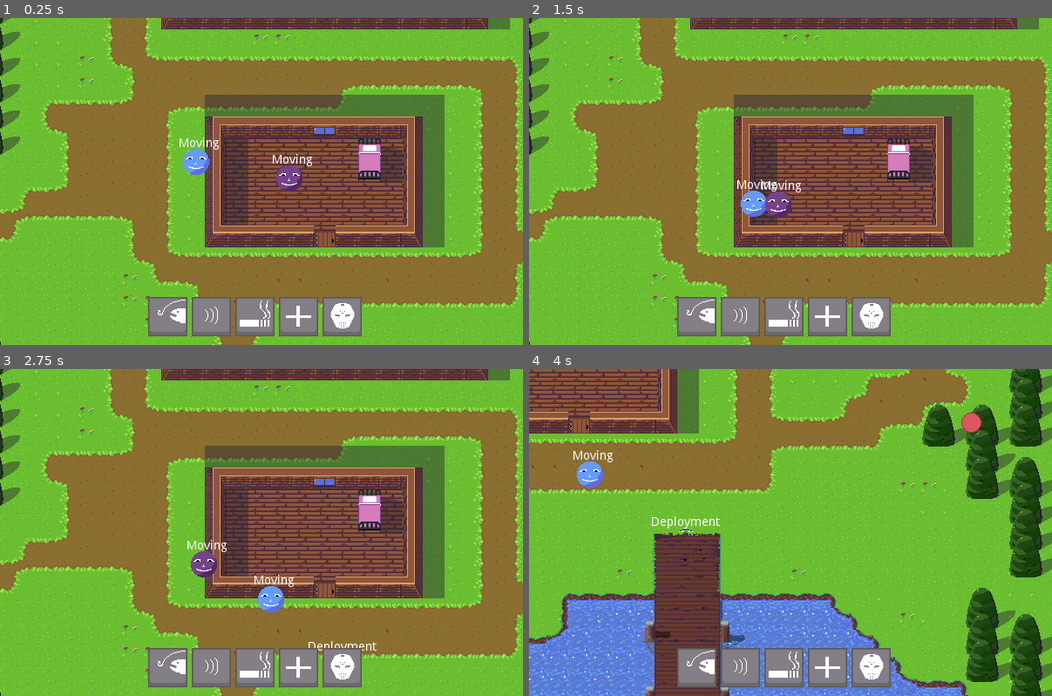
Above: before the commit, frames 1-4 (two rows, left to right).
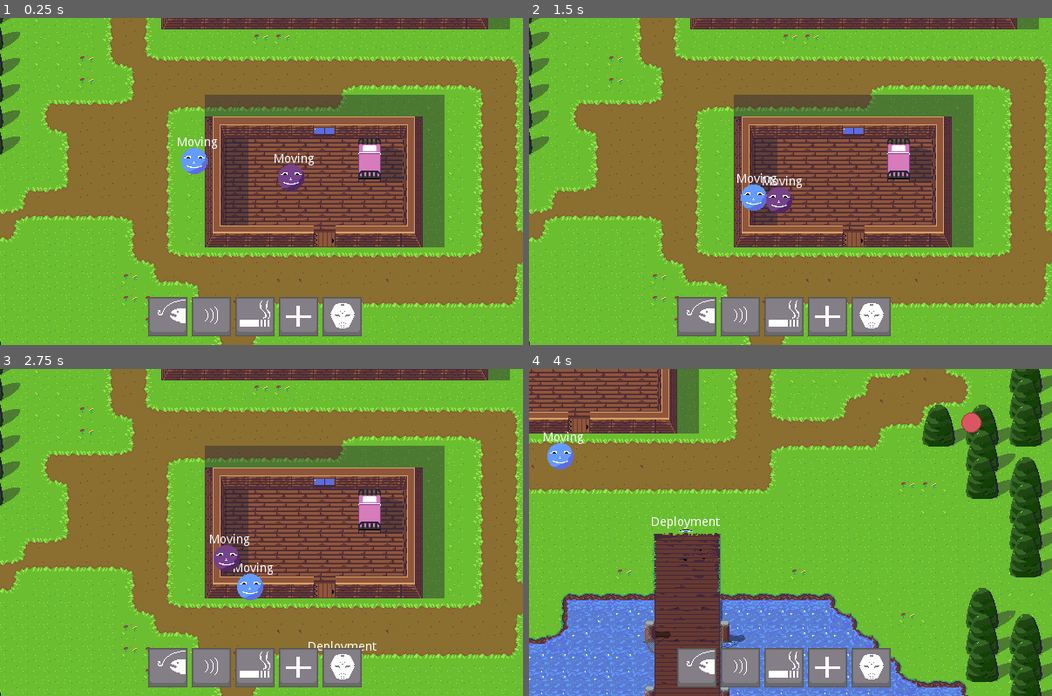
Above: after the commit, the same moments.

Repository: LucasCyka/The-Killer
Game: Godot game, scene res://scenes/prototype.tscn
The game is run twice, just before and just after one commit, with the same random seed, the same clock (stepped at 60 frames per second) and the same inputs.
Inputs (mouse positions are in pixels of both pictures, inside the frame that each line leads up to):
- Up to frame 1 (0.25 s): no input
- Up to frame 2 (1.5 s): click (696, 315) at 0.5 s; click (827, 315) at 1.25 s
- Up to frame 3 (2.75 s): click (339, 666) at 2 s
- Up to frame 4 (4 s): tap Enter at 2.75 s; move the mouse to (905, 516) at 2.77 s; hold Right (Right) 2.78-3.53 s; click (905, 516) at 2.85 s; move the mouse to (685, 548) at 3.52 s; hold S (Down) from 3.53 s (still down); tap Mouse wheel down (ZoomIn) at 3.6 s; click (685, 548) at 3.8 s

The runs differ from the first frame. In frame 1, 0.6% of the frame differs, in the area x 34-60%, y 36-54%; in frame 2, 0.8%; in frame 3, 1.6%, in the area x 35-57%, y 50-75%; in frame 4, 0.8%.

Commit message:
More work on the hunder mode

Diff:
--- a/scenes/GameUI.tscn
+++ b/scenes/GameUI.tscn
@@ -102,7 +102,6 @@
 texture_normal = ExtResource( 9 )
 
 [node name="MiscUI" type="Control" parent="Canvas"]
-editor/display_folded = true
 margin_right = 40.0
 margin_bottom = 40.0
 script = ExtResource( 10 )
--- a/scenes/PlayerHunter.tscn
+++ b/scenes/PlayerHunter.tscn
@@ -1,11 +1,14 @@
-[gd_scene load_steps=7 format=2]
+[gd_scene load_steps=10 format=2]
 
 [ext_resource path="res://scripts/PlayerHunter.gd" type="Script" id=1]
 [ext_resource path="res://sprites/prototype/characters/slahser_prototype.png" type="Texture" id=2]
 [ext_resource path="res://scripts/states/PlayerFSM.gd" type="Script" id=3]
 [ext_resource path="res://scripts/states/player/Deployment.gd" type="Script" id=4]
+[ext_resource path="res://scripts/states/player/Spawning.gd" type="Script" id=5]
+[ext_resource path="res://scripts/states/player/Idle.gd" type="Script" id=6]
+[ext_resource path="res://scripts/states/player/Moving.gd" type="Script" id=7]
 
-[sub_resource type="SpriteFrames" id=2]
+[sub_resource type="SpriteFrames" id=1]
 animations = [ {
 "frames": [ ExtResource( 2 ) ],
 "loop": true,
@@ -13,14 +16,13 @@
 "speed": 5.0
 } ]
 
-[sub_resource type="CircleShape2D" id=1]
+[sub_resource type="CircleShape2D" id=2]
 radius = 16.0834
 
 [node name="PlayerHunter" type="Node2D"]
 script = ExtResource( 1 )
 
 [node name="KinematicPlayer" type="KinematicBody2D" parent="."]
-editor/display_folded = true
 
 [node name="StateLabel" type="Label" parent="KinematicPlayer"]
 margin_left = -40.3924
@@ -28,13 +30,22 @@
 margin_right = 38.6076
 margin_bottom = -15.8956
 text = "Deployment"
+align = 1
+valign = 1
 
 [node name="PlayerAnims" type="AnimatedSprite" parent="KinematicPlayer"]
-frames = SubResource( 2 )
+frames = SubResource( 1 )
 animation = "prototype"
 
 [node name="Collision" type="CollisionShape2D" parent="KinematicPlayer"]
-shape = SubResource( 1 )
+shape = SubResource( 2 )
+
+[node name="StateProgress" type="ProgressBar" parent="KinematicPlayer"]
+visible = false
+margin_left = -26.0
+margin_top = -50.0
+margin_right = 24.0
+margin_bottom = -34.0
 
 [node name="States" type="Node" parent="."]
 script = ExtResource( 3 )
@@ -42,4 +53,13 @@
 [node name="Deployment" type="Node" parent="States"]
 script = ExtResource( 4 )
 
+[node name="Spawning" type="Node" parent="States"]
+script = ExtResource( 5 )
+
+[node name="Idle" type="Node" parent="States"]
+script = ExtResource( 6 )
+
+[node name="Moving" type="Node" parent="States"]
+script = ExtResource( 7 )
+
 [node name="StateTimer" type="Timer" parent="States"]
--- a/scenes/Teenager.tscn
+++ b/scenes/Teenager.tscn
@@ -33,7 +33,6 @@
 script = ExtResource( 1 )
 
 [node name="KinematicTeenager" type="KinematicBody2D" parent="."]
-editor/display_folded = true
 z_index = 2
 
 [node name="Collision" type="CollisionShape2D" parent="KinematicTeenager"]
--- a/scenes/prototype.tscn
+++ b/scenes/prototype.tscn
@@ -408,11 +408,11 @@
 [node name="PlayerController" parent="." instance=ExtResource( 2 )]
 
 [node name="AI" type="YSort" parent="."]
-editor/display_folded = true
 
 [node name="Teenager" parent="AI" instance=ExtResource( 3 )]
 editor/display_folded = true
 position = Vector2( 550.838, 166.863 )
+speed = 60
 
 [node name="Routine" type="TileMap" parent="AI/Teenager"]
 visible = false
@@ -427,6 +427,7 @@
 position = Vector2( 688.233, 191.24 )
 gender = 1
 id = 1
+speed = 60
 
 [node name="Routine" type="TileMap" parent="AI/Teenager2"]
 visible = false
@@ -441,6 +442,7 @@
 position = Vector2( 1012.88, -30.437 )
 gender = 1
 id = 2
+speed = 60
 
 [node name="Routine" type="TileMap" parent="AI/Teenager3"]
 visible = false
@@ -451,6 +453,7 @@
 tile_data = PoolIntArray( 39, 0, 0, 40, 27, 0, 41, 30, 0, 65575, 1, 0, 65576, 27, 0, 65577, 31, 0 )
 
 [node name="Tiles" type="Node" parent="."]
+editor/display_folded = true
 
 [node name="Floor" type="TileMap" parent="Tiles"]
 z_index = -2
--- a/scripts/FSM.gd
+++ b/scripts/FSM.gd
@@ -11,6 +11,7 @@
 var state_timer = null
 var teenager = null
 var player = null
+var stack = []
 
 #if the state has a location where it should be performed.
 #each state deals with it in a different way
@@ -20,6 +21,7 @@
 var state_time = 10
 
 func init():
+	state_timer.stop()
 	state_timer.set_wait_time(state_time)
 	state_timer.start()
 
@@ -29,6 +31,9 @@
 		#teenager debug progress
 		teenager.get_node("KinematicTeenager/Animations/StateProgress").set_value(0)
 		teenager.get_node("KinematicTeenager/Animations/StateProgress").set_max(state_time)
+	elif player != null:
+		player.get_node("KinematicPlayer/StateProgress").set_value(0)
+		player.get_node("KinematicPlayer/StateProgress").set_max(state_time)
 
 #update the state process function
 func _physics_process(delta):
@@ -40,6 +45,14 @@
 	if teenager != null:
 		#teenager debug progress
 		teenager.get_node("KinematicTeenager/Animations/StateProgress").set_value(state_time - state_timer.get_time_left())
+	if player != null:
+		#player debug progress
+		player.get_node("KinematicPlayer/StateProgress").set_value(state_time - state_timer.get_time_left())
+
+#get player input to states
+func _input(event):
+	if player != null and current_state != null:
+		current_state.input(event)
 
 #change to a new state
 func change(state):
--- a/scripts/Game.gd
+++ b/scripts/Game.gd
@@ -12,6 +12,9 @@
 }
 
 var current_mode = MODE.PLANNING setget set_current_mode, get_current_mode
+
+#user interface
+onready var ui = $GameUI
 
 #TODO: INITIALIZE
 func _ready():
@@ -63,10 +66,14 @@
 
 	if current_mode == MODE.HUNTING:
 		#init the hunting mode
-		#TODO: lock the UI
+		disable_spawn_points()
+		ui.lock()
+	elif current_mode == MODE.PLANNING:
+		#TODO: check if there's any hunter in game
+		#TODO: unlock the ui
 		pass
 	else:
-		#TODO: check if there's any hunter in game
+		#the game is paused...
 		pass
 
 func get_current_mode():
@@ -84,3 +91,6 @@
 		positions.append(spawn.map_to_world(tile))
 
 	return positions
+
+func disable_spawn_points():
+	$Tiles/SpawnPoints.hide()
--- a/scripts/PlayerHunter.gd
+++ b/scripts/PlayerHunter.gd
@@ -11,6 +11,7 @@
 var ui = null
 var is_deployed = false setget set_is_deployed
 var mouse_position = Vector2(0,0)
+var speed = 60
 
 #world nodes
 onready var state_machine = $States
@@ -28,13 +29,34 @@
 	#input info
 	mouse_position = get_global_mouse_position()
 
+	#debug state
+	get_node("KinematicPlayer/StateLabel").text = state_machine.get_current_state()
+	if state_machine.get_current_state() == 'Spawning':
+		$KinematicPlayer/StateProgress.show()
+	else: $KinematicPlayer/StateProgress.hide()
+
 func _input(event):
-	#remove the player on deployment mode
-	if Input.is_action_just_pressed("cancel_input") and !is_deployed:
-		_free()
+	pass
+
+#move the player to a given location. Returns true when he arrives.
+func walk(to):
+	#TODO: use A* algorithm for this
+	var distance = kinematic_player.global_position.distance_to(to)
+
+	if distance > 10:
+		var dir = to - kinematic_player.global_position
+		dir = dir.normalized()
+		kinematic_player.move_and_slide(dir * speed)
+
+		return false
+	else:
+		return true
 
 #remove the player hunter
 func _free():
+	game.disable_spawn_points()
+	#this signal is used by the 'Game' script to detect when to exit the
+	#hunter mode.
 	emit_signal("removed")
 	queue_free()
 
@@ -42,5 +64,9 @@
 	is_deployed = value
 
 	#so the player isn't removed if he clicks on every element on the ui
-	if is_deployed == false:
-		pass
+	if !is_deployed == false:
+		if ui.is_connected("element_toggle",self,"_free"):
+			ui.disconnect("element_toggle",self,"_free")
+	else:
+		if !ui.is_connected("element_toggle",self,"_free"):
+			ui.connect("element_toggle",self,"_free")
--- a/scripts/states/PlayerFSM.gd
+++ b/scripts/states/PlayerFSM.gd
@@ -4,15 +4,18 @@
 	The Finite state machine for the player (hunter).
 """
 
-onready var stack = [$Deployment]
 
 #initialize
 func _ready():
 	var states = {
-		$Deployment:$Deployment.name
+		$Deployment:$Deployment.name,
+		$Spawning:$Spawning.name,
+		$Idle:$Idle.name,
+		$Moving:$Moving.name
 	}
 	player = get_parent()
 
+	stack = [$Deployment]
 	current_state = stack[0]
 	state_timer = $StateTimer
 	#timeout signal
--- a/scripts/states/ai/Panic.gd
+++ b/scripts/states/ai/Panic.gd
@@ -16,7 +16,7 @@
 #constructor
 func init(base,state_position,state_time):
 	self.base = base
-	self.base.teenager.speed *= 2
+	self.base.teenager.speed += 10
 	self.teenagers = get_tree().get_nodes_in_group("AI")
 	self.base.teenager.set_fear(100)
 	self.kinematic_teenager = base.teenager.get_child(0)
--- a/scripts/states/player/Deployment.gd
+++ b/scripts/states/player/Deployment.gd
@@ -14,6 +14,8 @@
 #constructor
 func init(base,state_position,state_time):
 	self.base = base
+	set_process_input(true)
+	self.base.player.is_deployed = false
 
 func update(delta):
 	if base == null:
@@ -37,6 +39,22 @@
 		#move the player around the map if he's not close to any spawn point
 		base.player.kinematic_player.global_position = mouse_position
 
+#spawn mode or free the hunter
+func input(event):
+	if Input.is_action_just_pressed("ok_input"):
+		if is_on_spawn:
+			transitions()
+			exit()
+	elif Input.is_action_just_pressed("cancel_input"):
+		base.player._free()
+
+#detect transitiosn between states
+func transitions():
+	### DEPLOYMENT TO SPAWNING ###
+	base.state_time = 4 #time to spawn
+	base.stack.append(base.get_node("Spawning"))
+
 #destructor
 func exit():
+	set_process_input(false)
 	emit_signal("finished")
--- /dev/null
+++ b/scripts/states/player/Idle.gd
@@ -0,0 +1,38 @@
+extends Node
+
+"""
+	Hunter Idle state
+"""
+
+signal finished
+
+var base
+var game
+
+#constructor
+func init(base,state_position,state_time):
+	self.base = base
+	self.base.player.is_deployed = true
+	self.game = base.player.game
+
+	#hunting mode
+	self.game.set_current_mode(game.MODE.HUNTING)
+
+func update(delta):
+	pass
+
+func input(event):
+	if event is InputEventMouseButton:
+		if Input.is_action_just_pressed("ok_input"):
+			transitions()
+		#TODO: check if he's not attacking someone in range
+
+#detect transitions between states
+func transitions():
+	### IDLE TO MOVING ###
+	base.stack.append(base.get_node("Moving"))
+	base.state_position = base.player.mouse_position
+	exit()
+
+func exit():
+	emit_signal("finished")
--- /dev/null
+++ b/scripts/states/player/Moving.gd
@@ -0,0 +1,35 @@
+extends Node
+
+"""
+	Hunter Moving state
+"""
+
+signal finished
+
+var base
+var target
+
+#constructor
+func init(base,state_position,state_time):
+	self.base = base
+	self.target = state_position
+
+func update(delta):
+	#move to the target
+	if base.player.walk(target):
+		transitions()
+
+func input(event):
+	if event is InputEventMouseButton:
+		if Input.is_action_just_pressed("ok_input"):
+			target = base.player.mouse_position
+
+#detect transitions between states
+func transitions():
+	### MOVING TO IDLE ###
+	base.stack.append(base.get_node("Idle"))
+	exit()
+
+#destructor
+func exit():
+	emit_signal("finished")
--- /dev/null
+++ b/scripts/states/player/Spawning.gd
@@ -0,0 +1,49 @@
+extends Node
+
+"""
+	Player spawning state
+"""
+
+signal finished
+
+var base
+var is_spawn = false setget set_is_spawn
+
+#constructor
+func init(base,state_position,state_time):
+	self.base = base
+	self.base.connect("timer_finished",self,"set_is_spawn",[true])
+
+	set_process_input(true)
+
+func update(delta):
+	pass
+
+func input(event):
+	if Input.is_action_just_pressed("cancel_input"):
+		transitions()
+
+#detect transitions between states
+func transitions():
+	### SPAWNING TO DEPLOYMENT ###
+	if !is_spawn:
+		base.stack.append(base.get_node("Deployment"))
+		exit()
+	### SPAWNING TO IDLE ###
+	else:
+		base.stack.append(base.get_node("Idle"))
+		exit()
+
+#when the player spawned in the area
+func set_is_spawn(value):
+	is_spawn = value
+
+	if is_spawn:
+		transitions()
+
+#destructor
+func exit():
+	if base.is_connected("timer_finished",self,"set_is_spawn"):
+		base.disconnect("timer_finished",self,"set_is_spawn")
+	set_process_input(false)
+	emit_signal("finished")
